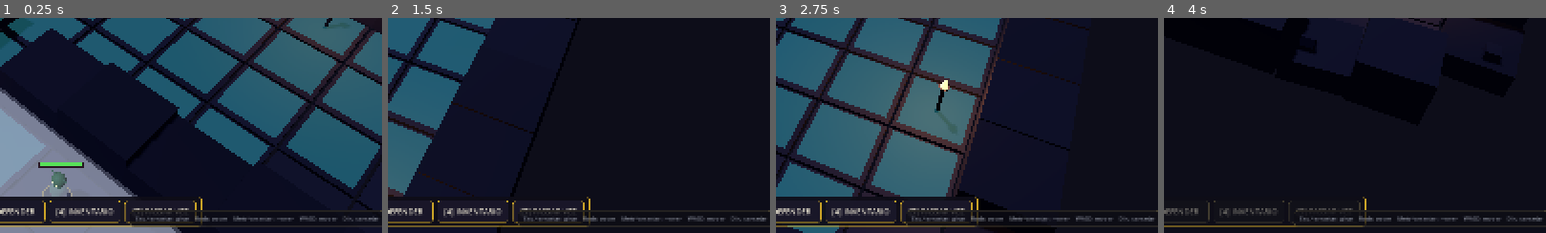
Above: before the commit, frames 1-4 (left to right).
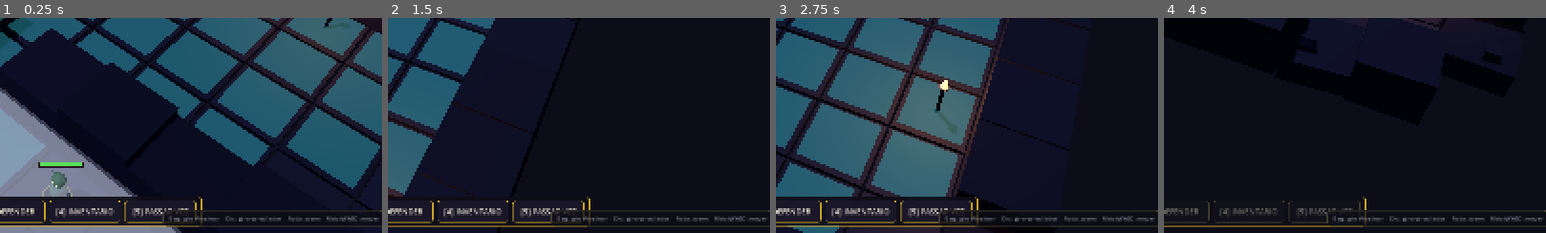
Above: after the commit, the same moments.

Repository: FalconiRod/Little-Sword
Game: Godot game, scene res://src/scenes/main.tscn
The game is run twice, just before and just after one commit, with the same random seed, the same clock (stepped at 60 frames per second) and the same inputs.
Inputs (mouse positions are % of the whole screen's width and height, from its top left):
- Up to frame 1 (0.25 s): no input
- Up to frame 2 (1.5 s): tap Enter at 0.5 s; move the mouse to (72, 45) at 0.52 s; hold D 0.53-1.28 s; hold Q 0.53-1.28 s; click (72, 45) at 0.67 s; move the mouse to (30, 55) at 1.27 s; hold S from 1.28 s (still down); tap E at 1.35 s; click (30, 55) at 1.42 s
- Up to frame 3 (2.75 s): move the mouse to (60, 28) at 2.02 s; release S at 2.03 s; hold D from 2.03 s (still down); tap 1 at 2.1 s; click (60, 28) at 2.17 s
- Up to frame 4 (4 s): move the mouse to (45, 70) at 2.77 s; release D at 2.78 s; hold W 2.78-3.53 s; tap 2 at 2.85 s; click (45, 70) at 2.92 s; move the mouse to (80, 65) at 3.52 s; hold A from 3.53 s (still down); tap 3 at 3.6 s; click (80, 65) at 3.67 s
The pictures show only the part of the screen within x 49-99%, y 50-100%; the shares and areas given below are measured in that part.

The runs differ from the first frame. In frame 1, 0.9% of the frame differs, in the area x 34-98%, y 89-98%; in frame 2, 0.9%; in frame 3, 0.9%; in frame 4, 0.7%.

Commit message:
v0.2.4: rotacao hibrida - direito gira yaw, esquerdo orbita completa

Diff:
--- a/src/core/tactical_camera.gd
+++ b/src/core/tactical_camera.gd
@@ -68,6 +68,7 @@
 var following := false
 
 var _is_orbiting: bool = false
+var _is_orbiting_yaw: bool = false
 var _is_panning_mmb: bool = false
 var _shake := 0.0
 var _auto_orbit := false
@@ -105,6 +106,12 @@
 	if event is InputEventMouseButton:
 		if event.button_index == orbit_mouse_button:
 			_is_orbiting = event.pressed
+			if event.pressed:
+				return
+		elif event.button_index == MOUSE_BUTTON_RIGHT:
+			# Direito arrastando gira pros lados (yaw); clique sem arrasto
+			# é tratado pelo PlayerController como cancelar mira.
+			_is_orbiting_yaw = event.pressed
 			if event.pressed:
 				return
 		elif event.button_index == MOUSE_BUTTON_MIDDLE:
@@ -122,6 +129,8 @@
 			_pitch_target = clamp(
 				_pitch_target, deg_to_rad(pitch_min_deg), deg_to_rad(pitch_max_deg)
 			)
+		elif _is_orbiting_yaw:
+			_yaw_target -= event.relative.x * rotation_sensitivity * 0.01
 		elif _is_panning_mmb:
 			var right: Vector3 = global_transform.basis.x
 			var forward: Vector3 = -global_transform.basis.z
--- a/src/ui/hud.gd
+++ b/src/ui/hud.gd
@@ -309,7 +309,7 @@
 	p.offset_bottom = -14
 	p.mouse_filter = Control.MOUSE_FILTER_IGNORE
 	add_child(p)
-	var l := _label("Esq.+arrastar: girar    Roda: zoom    Meio+arrastar: mover    WASD: mover    Dir.: cancelar", 12, "8a8f9c", p)
+	var l := _label("Esq.: girar/inclinar    Dir.: girar pros lados    Roda: zoom    Meio/WASD: mover", 12, "8a8f9c", p)
 	l.mouse_filter = Control.MOUSE_FILTER_IGNORE
 
 func _build_inventory() -> void:
Not shown, changed: docs/CHANGELOG.md
